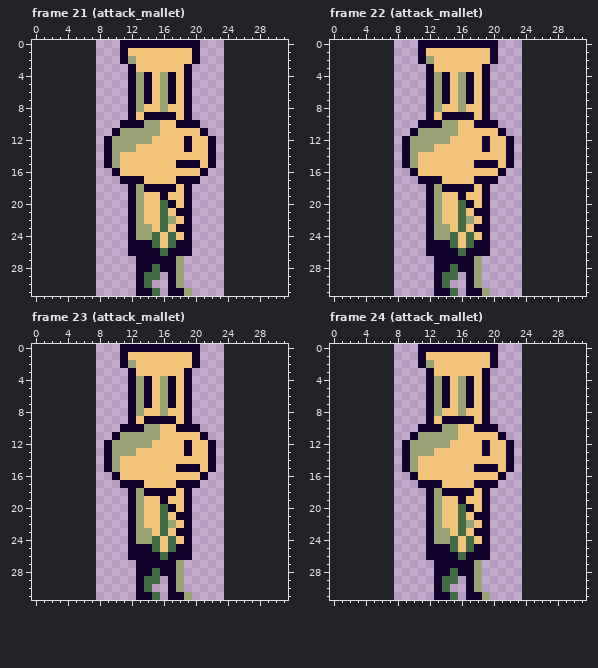
Edited in one commit: pixel-art file (art/characters/lechef.aseprite). Above, as it was before the edit.
16x32 pixels, 40 frames. Shown: frame 21 (attack_mallet), frame 22 (attack_mallet), frame 23 (attack_mallet), frame 24 (attack_mallet). The old version is drawn lined up with the new one, on the new canvas. The commit also changed other frames, which this record leaves out.
After:
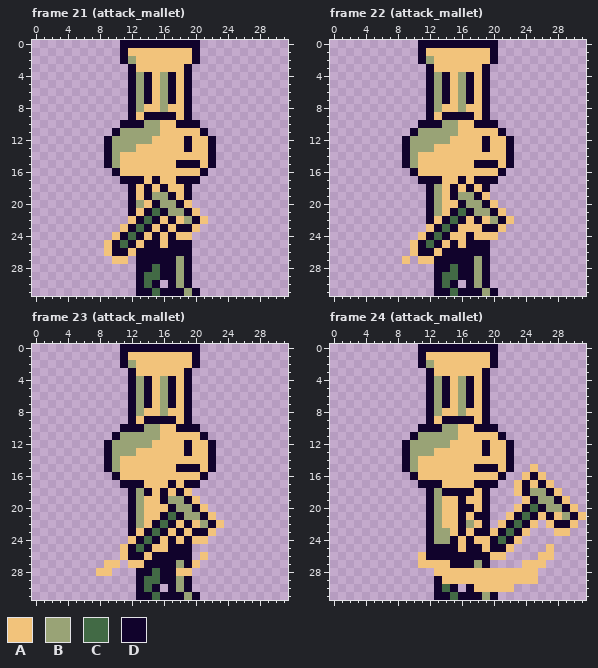
Palette (. is transparent): A #f2c37b  B #99a376  C #426a45  D #11032c
Log entry: Chef idle and walk animations
Edits made:
canvas 16x32 -> 32x32, the old top-left corner now at 8,0
Changed rows in their new state; - is an unchanged pixel.
Frame 21 (attack_mallet):
first column x 9:
17 ------D------
18 ----A-A-A----
19 ----ADBBD----
20 ------DBBDA--
21 ----ADCDBB-A-
22 ---ADCDAD-BDA
23 --A-CD-D---A-
24 -ADCDAD-D-A--
25 ADC-A-D-D----
26 ADDA---D-----
27 -AA-------D--
28 ----------D--
29 -------D--D--
30 ------D---D--
31 -------D---D-
Frame 22 (attack_mallet):
first column x 9:
17 -------D------
18 -----A-A------
19 ------DBBDA---
20 -------DBB-A--
21 ------D-DBBDA-
22 ----ADCDADABDA
23 ---ADCDA-A-DA-
24 --A-CDA-D-AA--
25 -ADC-AD-D-----
26 -AD-A--D------
27 A-AA------D---
28 ----------D---
29 -------D--D---
30 ------D---D---
31 -------D---D--
Frame 23 (attack_mallet):
first column x 8:
17 ---------DA-----
18 -------A-ADA----
19 ---------BB-A---
20 --------A-BBDA--
21 --------DC-BBDA-
22 -------D-D--ABDA
23 -----ADCD--ADDA-
24 ----ADCD-D--AA--
25 ---A-C-A-D------
26 ---A--A-D----A--
27 -AA-AA-----DA---
28 AA--------AA----
29 --------D--D----
30 -------D---D----
31 --------D---D---
Frame 24 (attack_mallet):
first column x 11:
15 --------------A------
16 -------------ADA-----
17 ------------ADADA----
18 ------------ADBBDA---
19 -------------ADBBDA--
20 -----D------ADCDBBDA-
21 -----D-----ADCDADABDA
22 -----D----ADCDA-ADDA-
23 -----D---ADCDA---AA--
24 ----D-D-ADCDA--------
25 ----D-D-ADDA----A----
26 A----D---AA----AA----
27 AAAA----D----AAA-----
28 --AAAAAAAAAAAAA------
29 ---AAAAAAAAAAAA------
30 ----D--AAAAA---------
31 -----D---D-----------
Boxes around the changes in both pictures, in picture pixels (x1, y1, x2, y2):
changed: (104, 176, 208, 296)
changed: (402, 176, 514, 296)
changed: (96, 480, 224, 600)
changed: (418, 464, 586, 600)
